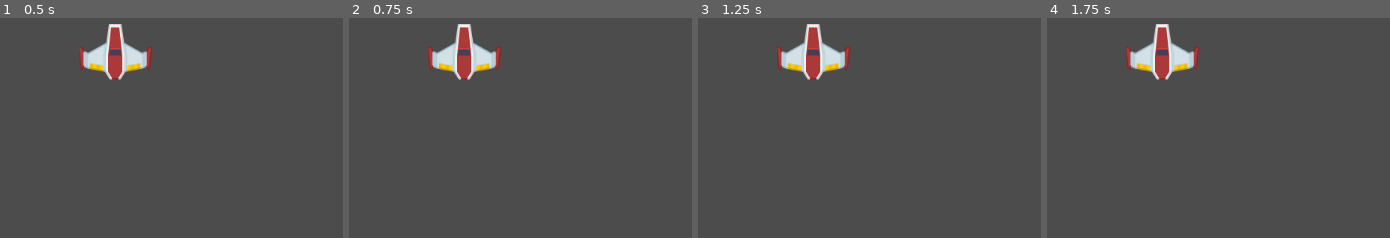
Above: before the commit, frames 1-4 (left to right).
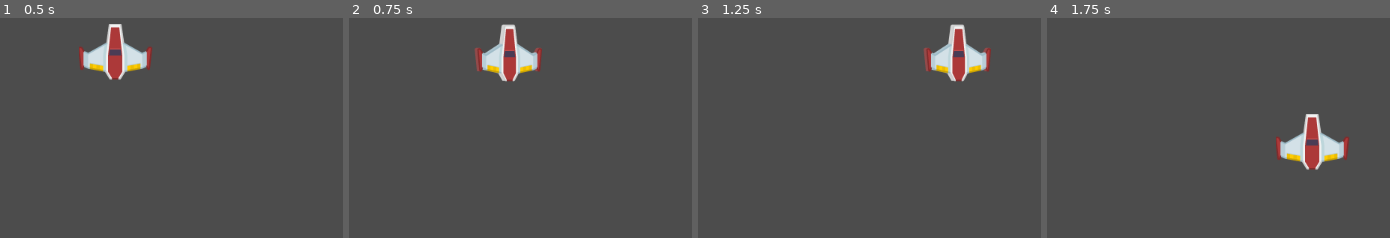
Above: after the commit, the same moments.

Repository: CodeNMore/Yet-Another-Space-Shooter
Game: Godot game, scene res://MainScenes/Gameplay.tscn
The game is run twice, just before and just after one commit, with the same random seed, the same clock (stepped at 60 frames per second) and the same inputs.
Inputs:
- Up to frame 1 (0.5 s): no input
- Up to frame 2 (0.75 s): tap Enter at 0.5 s; hold D (move_right, bound only after the commit) from 0.53 s (still down)
- Up to frame 3 (1.25 s): keep holding D (move_right, bound only after the commit)
- Up to frame 4 (1.75 s): release D (move_right, bound only after the commit) at 1.28 s; hold S (move_down, bound only after the commit) from 1.28 s (still down)

Frame 1 is identical in both runs. In frame 2, 4.7% of the frame differs, in the area x 23-57%, y 2-30%; in frame 3, 5.5%; in frame 4, 5.5%, in the area x 23-89%, y 2-70%.

Commit message:
Episode 6

Diff:
--- /dev/null
+++ b/Player/Player.gd
@@ -0,0 +1,35 @@
+extends Area2D
+
+onready var animatedSprite := $AnimatedSprite
+
+export var speed: float = 100
+var vel := Vector2(0, 0)
+
+func _process(delta):
+	# Animate
+	if vel.x < 0:
+		animatedSprite.play("Left")
+	elif vel.x > 0:
+		animatedSprite.play("Right")
+	else:
+		animatedSprite.play("Straight")
+
+func _physics_process(delta):
+	var dirVec := Vector2(0, 0)
+
+	if Input.is_action_pressed("move_left"):
+		dirVec.x = -1
+	elif Input.is_action_pressed("move_right"):
+		dirVec.x = 1
+	if Input.is_action_pressed("move_up"):
+		dirVec.y = -1
+	elif Input.is_action_pressed("move_down"):
+		dirVec.y = 1
+
+	vel = dirVec.normalized() * speed
+	position += vel * delta
+
+	# Make sure that we are within the screen
+	var viewRect := get_viewport_rect()
+	position.x = clamp(position.x, 0, viewRect.size.x)
+	position.y = clamp(position.y, 0, viewRect.size.y)
--- a/Player/Player.tscn
+++ b/Player/Player.tscn
@@ -1,18 +1,53 @@
-[gd_scene load_steps=3 format=2]
+[gd_scene load_steps=8 format=2]
 
 [ext_resource path="res://Textures/player_sheet.png" type="Texture" id=1]
+[ext_resource path="res://Player/Player.gd" type="Script" id=2]
 
 [sub_resource type="CircleShape2D" id=1]
 radius = 34.5431
 
+[sub_resource type="AtlasTexture" id=2]
+flags = 4
+atlas = ExtResource( 1 )
+region = Rect2( 99, 0, 99, 77 )
+
+[sub_resource type="AtlasTexture" id=3]
+flags = 4
+atlas = ExtResource( 1 )
+region = Rect2( 198, 0, 99, 77 )
+
+[sub_resource type="AtlasTexture" id=4]
+flags = 4
+atlas = ExtResource( 1 )
+region = Rect2( 0, 0, 99, 77 )
+
+[sub_resource type="SpriteFrames" id=5]
+animations = [ {
+"frames": [ SubResource( 2 ) ],
+"loop": true,
+"name": "Straight",
+"speed": 5.0
+}, {
+"frames": [ SubResource( 3 ) ],
+"loop": true,
+"name": "Right",
+"speed": 5.0
+}, {
+"frames": [ SubResource( 4 ) ],
+"loop": true,
+"name": "Left",
+"speed": 5.0
+} ]
+
 [node name="Player" type="Area2D"]
-
-[node name="Sprite" type="Sprite" parent="."]
-scale = Vector2( 0.75, 0.75 )
-texture = ExtResource( 1 )
-hframes = 3
-frame = 1
+script = ExtResource( 2 )
+speed = 200.0
 
 [node name="CollisionShape2D" type="CollisionShape2D" parent="."]
 position = Vector2( 0, 4.76221 )
 shape = SubResource( 1 )
+
+[node name="AnimatedSprite" type="AnimatedSprite" parent="."]
+scale = Vector2( 0.75, 0.75 )
+frames = SubResource( 5 )
+animation = "Straight"
--- a/project.godot
+++ b/project.godot
@@ -25,6 +25,34 @@
 window/stretch/mode="2d"
 window/stretch/aspect="keep"
 
+[input]
+
+move_up={
+"deadzone": 0.5,
+"events": [ Object(InputEventKey,"resource_local_to_scene":false,"resource_name":"","device":0,"alt":false,"shift":false,"control":false,"meta":false,"command":false,"pressed":false,"scancode":87,"unicode":0,"echo":false,"script":null)
+ ]
+}
+move_down={
+"deadzone": 0.5,
+"events": [ Object(InputEventKey,"resource_local_to_scene":false,"resource_name":"","device":0,"alt":false,"shift":false,"control":false,"meta":false,"command":false,"pressed":false,"scancode":83,"unicode":0,"echo":false,"script":null)
+ ]
+}
+move_left={
+"deadzone": 0.5,
+"events": [ Object(InputEventKey,"resource_local_to_scene":false,"resource_name":"","device":0,"alt":false,"shift":false,"control":false,"meta":false,"command":false,"pressed":false,"scancode":65,"unicode":0,"echo":false,"script":null)
+ ]
+}
+move_right={
+"deadzone": 0.5,
+"events": [ Object(InputEventKey,"resource_local_to_scene":false,"resource_name":"","device":0,"alt":false,"shift":false,"control":false,"meta":false,"command":false,"pressed":false,"scancode":68,"unicode":0,"echo":false,"script":null)
+ ]
+}
+shoot={
+"deadzone": 0.5,
+"events": [ Object(InputEventKey,"resource_local_to_scene":false,"resource_name":"","device":0,"alt":false,"shift":false,"control":false,"meta":false,"command":false,"pressed":false,"scancode":32,"unicode":0,"echo":false,"script":null)
+ ]
+}
+
 [rendering]
 
 quality/driver/driver_name="GLES2"
Not shown, added: README.md
